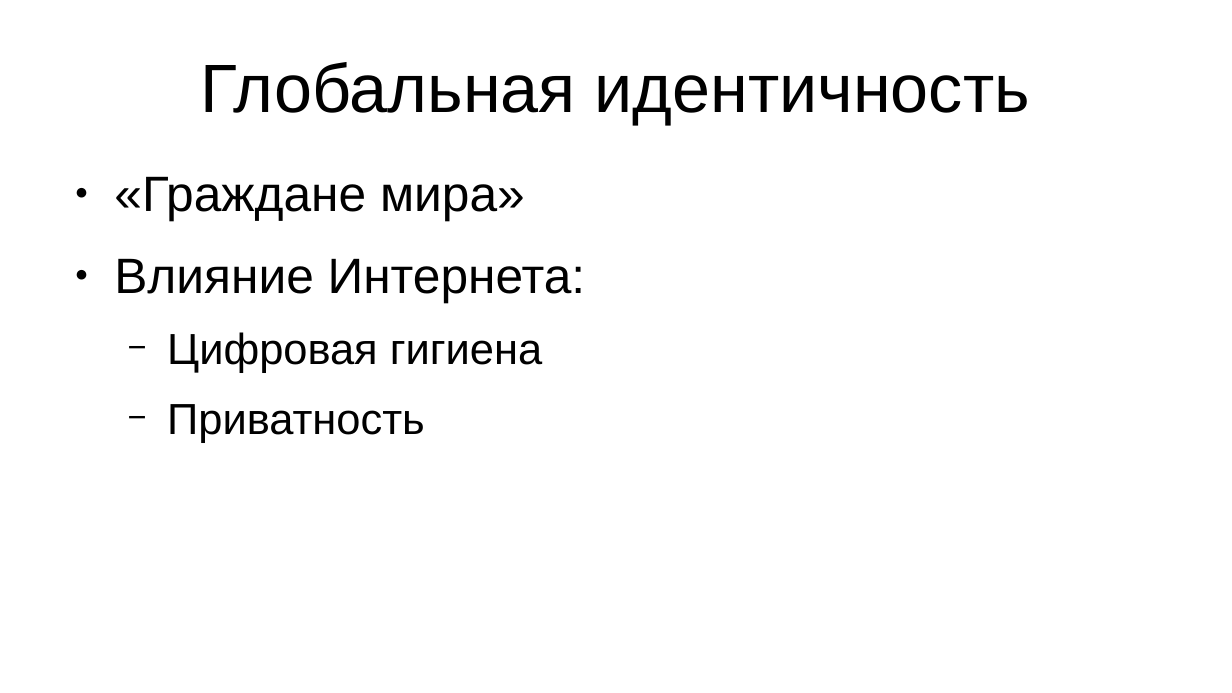
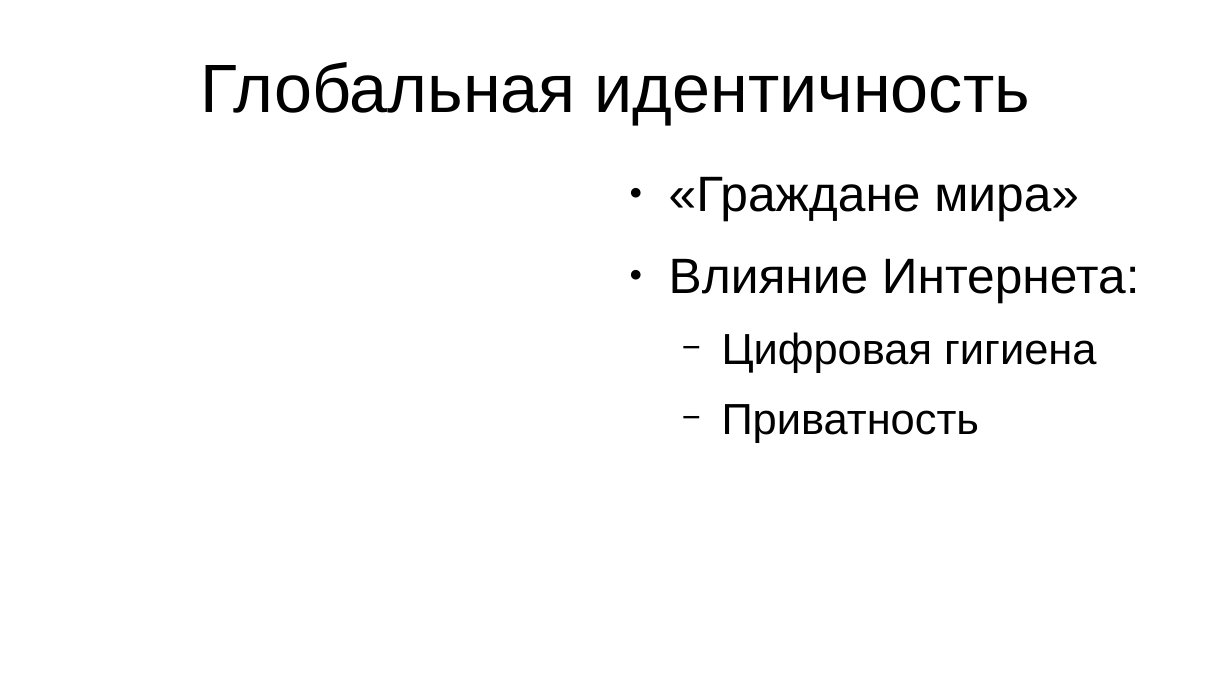
Before and after one commit to Astolfo-femboy-UwU/urban-octo-barnacle, a slide deck: slide 3 of Для других/Victoria NAtus VIncere est.pptx. Drawn at 1232x693 pixels with LibreOffice and Linux fonts; fonts in the diff are those of the drawing. Boxes give left, top, right and bottom in pixels: in the first picture for what was removed or moved away, otherwise in the second. Text is boxed around its words. In the diff, an @@ line names an element or a change of style, - is before the commit and + after.

```diff
--- a/Для других/Victoria NAtus VIncere est.pptx
+++ b/Для других/Victoria NAtus VIncere est.pptx
@@ text "«Граждане мира»": place and size @@
-text "«Граждане мира»" at box(114, 176, 586, 443)
+text "«Граждане мира»" at box(669, 176, 1140, 443)
```
Also in this commit, not shown: 3 other slides changed, 2 slides added, 7 other files.
